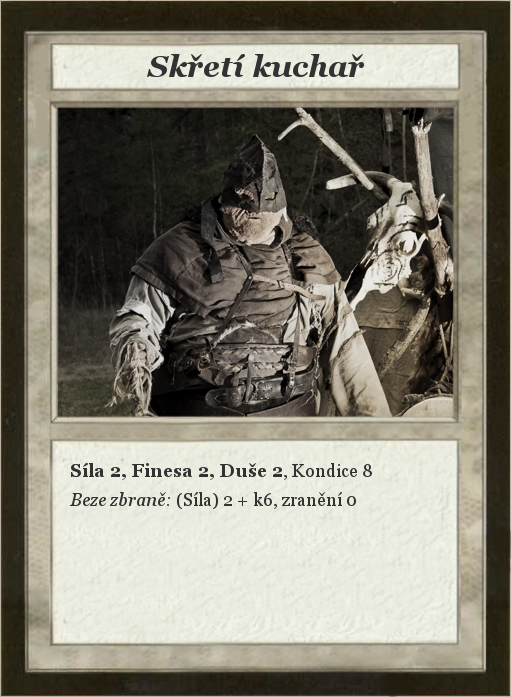
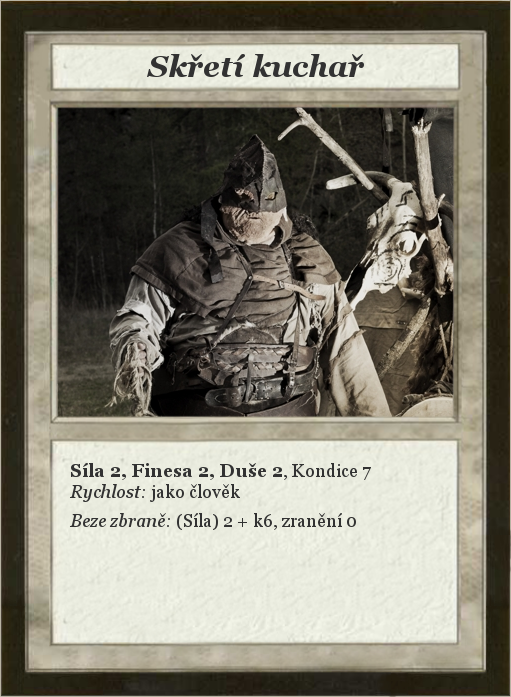
Revision of a layered 511×697 image; what changed, layer by layer:
painted on "Síla 2, Finesa 2, Duše 2, Kond..." over [69,464,372,530]
